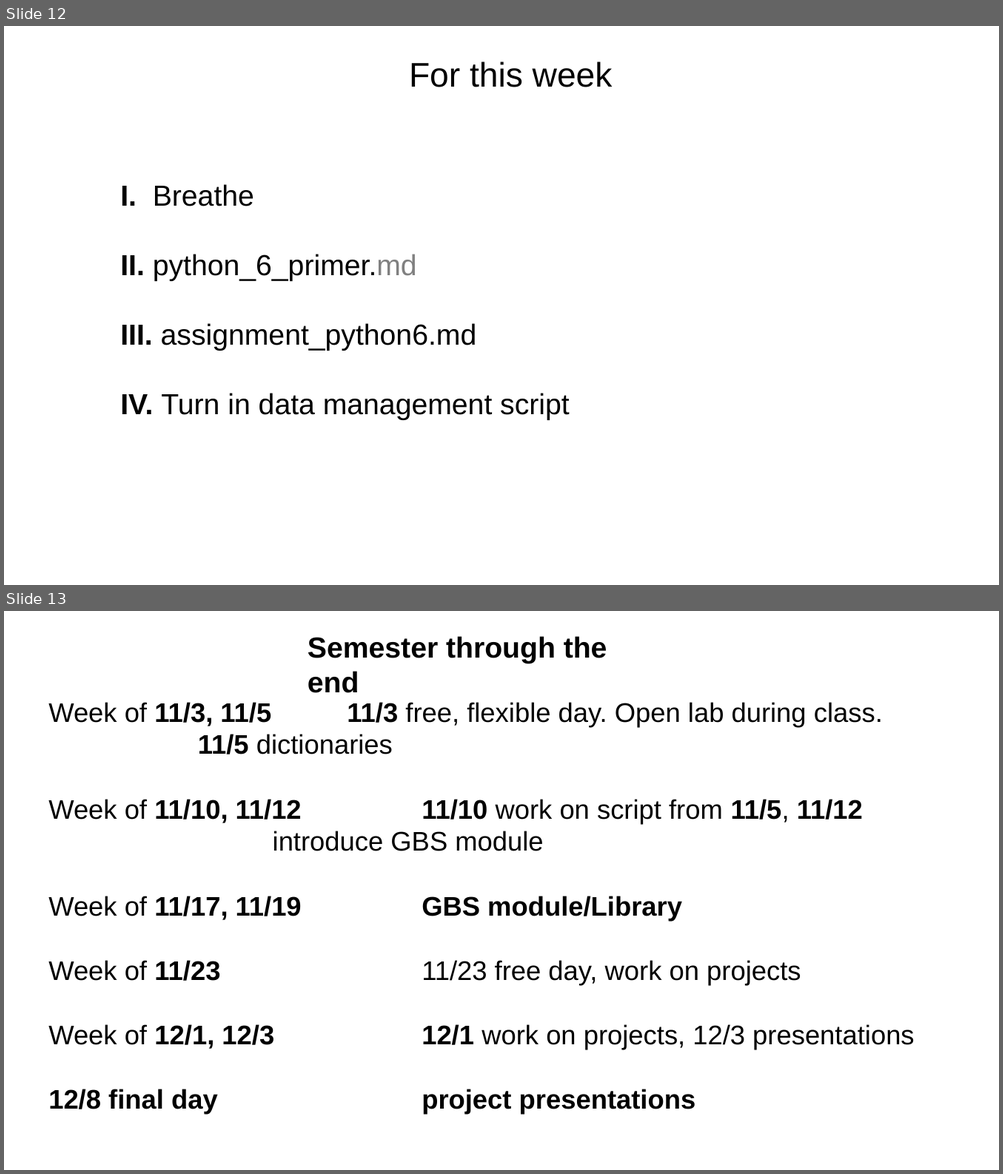
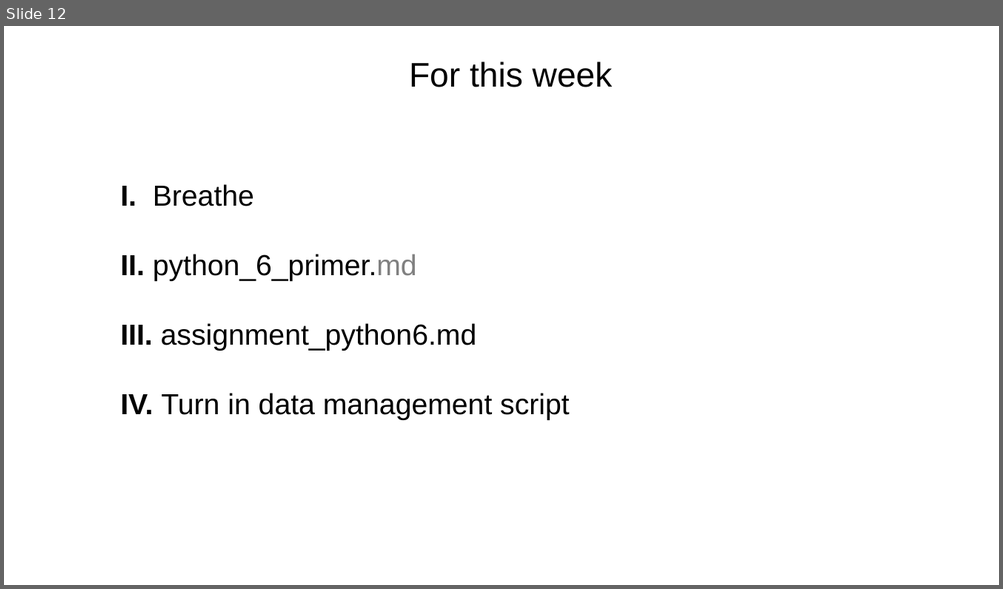
Before and after one commit to tparchman/F21_BIOL792, a slide deck: week11_python6/week11_python6.pptx. Shown one above the other, each under a label of ours: slides 12 and 13 before the commit, slide 12 after it. The pictures are 1003x1174 and 1003x589 pixels, drawn with LibreOffice and Linux fonts; fonts in the diff are those of the drawing. Boxes give left, top, right and bottom in pixels: in the first picture for what was removed or moved away, otherwise in the second. Text is boxed around its words. In the diff, an @@ line names an element or a change of style, - is before the commit and + after.

```diff
--- a/week11_python6/week11_python6.pptx
+++ b/week11_python6/week11_python6.pptx
@@ slide 13 removed at (4, 611, 999, 1170), background #FFFFFF @@
@@ text removed at (307, 636, 607, 693) @@
-Semester through the end
@@ text removed at (48, 702, 913, 1115) @@
-Week of 11/3, 11/5 11/3 free, flexible day. Open lab during class. 11/5 dictionaries
-Week of 11/10, 11/12 11/10 work on script from 11/5, 11/12 introduce GBS module
-Week of 11/17, 11/19 GBS module/Library
-Week of 11/23 11/23 free day, work on projects
-Week of 12/1, 12/3 12/1 work on projects, 12/3 presentations
-12/8 final day project presentations
```
Also in this commit, not shown: 1 slide added.
